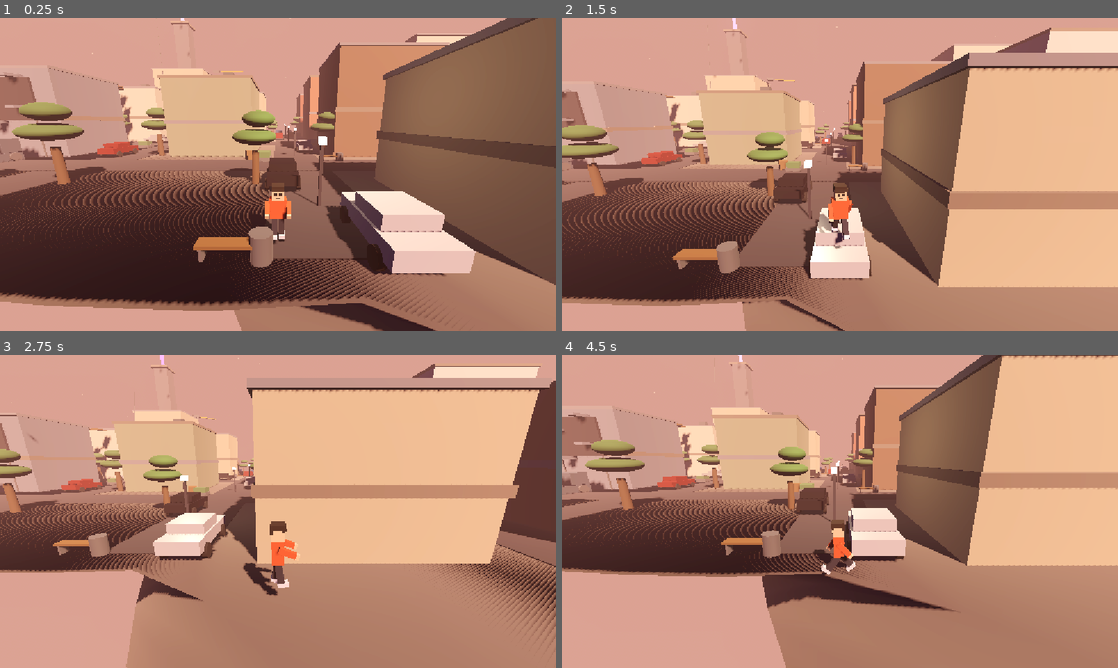
Above: before the commit, frames 1-4 (two rows, left to right).
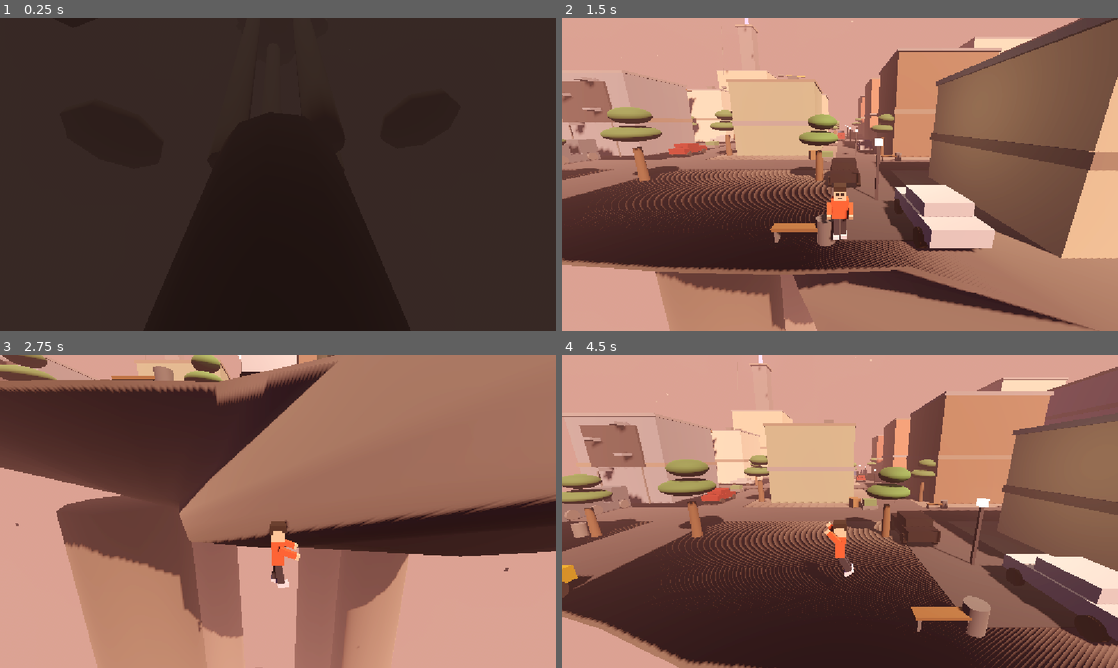
Above: after the commit, the same moments.

Repository: hasanhug/The---Falling---City
Game: Godot game, scene res://main.tscn
Two runs of this game, one before a commit and one after it. Both use one fixed random seed, a clock stepped at 60 frames per second and the inputs below.
Inputs (mouse positions are in pixels of both pictures, inside the frame that each line leads up to):
- Up to frame 1 (0.25 s): no input
- Up to frame 2 (1.5 s): tap Enter at 0.5 s; move the mouse to (962, 158) at 0.52 s; hold D (move_right) 0.53-1.28 s; tap Space (jump) at 0.6, 0.77, 1.07 s; click (962, 158) at 0.67 s; move the mouse to (728, 190) at 1.27 s; hold S (move_back) from 1.28 s (still down); tap Shift (sprint) at 1.35 s; click (728, 190) at 1.42 s
- Up to frame 3 (2.75 s): tap Space (jump) at 1.52, 1.55, 1.82, 2.3 s; move the mouse to (333, 442) at 2.02 s; release S (move_back) at 2.03 s; hold D (move_right) from 2.03 s (still down); tap Mouse wheel up (zoom_in) at 2.1 s; click (333, 442) at 2.17 s
- Up to frame 4 (4.5 s): move the mouse to (812, 574) at 2.77 s; release D (move_right) at 2.78 s; hold W (move_forward) 2.78-3.53 s; tap Mouse wheel down (zoom_out) at 2.85 s; click (812, 574) at 2.92 s; tap Space (jump) at 3.02, 3.05, 3.32, 3.6, 3.77, 4.07 s; move the mouse to (1006, 558) at 3.52 s; hold A (move_left) from 3.53 s (still down); click (1006, 558) at 3.67 s; move the mouse to (673, 464) at 4.27 s; tap Shift (sprint) at 4.35 s; click (673, 464) at 4.42 s

The runs differ from the first frame. In frame 1, 84% of the frame differs, in the area x 0-100%, y 0-100%; in frame 2, 58%; in frame 3, 84%; in frame 4, 71%.

Commit message:
Changed teh cutscene

Diff:
--- /dev/null
+++ b/cutscene.gd
@@ -0,0 +1,168 @@
+extends Node3D
+
+## The opening cutscene: the destroyed Earth below, a slow rise up beside
+## a pillar to the sky island, then a fade into gameplay.
+## Plays once when the game starts. Respawning never replays it.
+## Press Space (or click) to skip.
+
+const TEXT_1 := "The Earth was destroyed by the continuous earthquakes caused by human activities."
+const TEXT_2 := "Now the earthquakes have gotten stronger — and they have reached the sky islands."
+
+const TOTAL_TIME := 30.0
+const TEXT_1_START := 1.5
+const TEXT_1_END := 11.0
+const TEXT_2_START := 22.0
+const TEXT_2_END := 29.5
+## How long the final fade to black takes.
+const FADE_OUT_TIME := 0.8
+
+## Camera path: [time, position]. Starts deep inside the hollow Earth,
+## rises along a pillar toward the crust hole, ends just inside the opening.
+const PATH := [
+	[0.0, Vector3(45, -250, 60)],
+	[12.0, Vector3(30, -200, 45)],
+	[22.0, Vector3(15, -150, 30)],
+	[30.0, Vector3(8, -118, 14)],
+]
+
+## Where the camera looks, blending from the mound in the depths
+## up to the island seen through the hole above.
+const LOOK_EARTH := Vector3(0, -195, 0)
+const LOOK_ISLAND := Vector3(0, 0, 0)
+
+## How violently the camera and pillars shake during the final text.
+const SHAKE_AMOUNT := 0.35
+## Subtle forever-sway of the pillars after the cutscene.
+const IDLE_SWAY := 0.06
+
+@onready var camera: Camera3D = $Camera
+@onready var fade_rect: ColorRect = $UI/FadeRect
+@onready var text_1: Label = $UI/Text1
+@onready var text_2: Label = $UI/Text2
+@onready var player: Node = get_node("../Player")
+@onready var player_camera: Camera3D = get_node("../Player/CameraPivot/Camera3D")
+@onready var pillars: Array = get_node("../Pillars").get_children()
+
+var _time := 0.0
+var _finishing := false
+var _fade_out := 0.0
+var _pillar_bases: Array[Vector3] = []
+var _rng := RandomNumberGenerator.new()
+
+
+func _ready() -> void:
+	_rng.randomize()
+	for pillar in pillars:
+		_pillar_bases.append(pillar.position)
+
+	# Freeze the player (input, physics and its camera) for the cutscene.
+	player.process_mode = Node.PROCESS_MODE_DISABLED
+	camera.make_current()
+
+	# Start fully black, fade in over the first second.
+	fade_rect.color.a = 1.0
+	text_1.modulate.a = 0.0
+	text_2.modulate.a = 0.0
+	text_1.text = TEXT_1
+	text_2.text = TEXT_2
+
+
+func _unhandled_input(event: InputEvent) -> void:
+	if _finishing:
+		return
+	if event is InputEventKey and event.pressed and not event.echo:
+		_finish()
+	elif event is InputEventMouseButton and event.pressed:
+		_finish()
+
+
+func _process(delta: float) -> void:
+	# Final phase: fade to black, then hand the game to the player.
+	if _finishing:
+		_fade_out += delta
+		fade_rect.color.a = clampf(_fade_out / FADE_OUT_TIME, 0.0, 1.0)
+		if _fade_out >= FADE_OUT_TIME:
+			_hand_over()
+		return
+
+	_time += delta
+
+	# 1. Camera position along the path, plus earthquake shake near the end.
+	var pos := _path_position(_time)
+	var shake := _shake_strength()
+	pos += Vector3(
+		_rng.randf_range(-1.0, 1.0),
+		_rng.randf_range(-1.0, 1.0),
+		_rng.randf_range(-1.0, 1.0)
+	) * shake
+	camera.position = pos
+
+	# 2. Look direction blends from the Earth up to the island.
+	var look := LOOK_EARTH.lerp(LOOK_ISLAND, smoothstep(0.0, 1.0, _time / TOTAL_TIME))
+	camera.look_at(look, Vector3.UP)
+
+	# 3. Fade in at the start; texts fade in and out on schedule.
+	fade_rect.color.a = clampf(1.0 - _time / 1.0, 0.0, 1.0)
+	text_1.modulate.a = _text_alpha(TEXT_1_START, TEXT_1_END)
+	text_2.modulate.a = _text_alpha(TEXT_2_START, TEXT_2_END)
+
+	# 4. Pillars tremble while the earthquake text shows, then idle sway.
+	for i in pillars.size():
+		var base: Vector3 = _pillar_bases[i]
+		var wobble := Vector3(
+			_rng.randf_range(-1.0, 1.0),
+			0.0,
+			_rng.randf_range(-1.0, 1.0)
+		) * shake * 0.8
+		wobble.x += sin(_time * 0.8 + i * 1.7) * IDLE_SWAY
+		wobble.z += cos(_time * 0.6 + i * 2.3) * IDLE_SWAY
+		pillars[i].position = base + wobble
+
+	# 5. Done: start the fade out (skip also jumps here).
+	if _time >= TOTAL_TIME:
+		_finish()
+
+
+## Smoothly interpolates the camera position between path key points.
+func _path_position(t: float) -> Vector3:
+	for i in PATH.size() - 1:
+		var t0: float = PATH[i][0]
+		var t1: float = PATH[i + 1][0]
+		if t <= t1 or i == PATH.size() - 2:
+			var blend := smoothstep(t0, t1, t)
+			return (PATH[i][1] as Vector3).lerp(PATH[i + 1][1] as Vector3, blend)
+	return (PATH[PATH.size() - 1][1] as Vector3)
+
+
+## 0 -> 1 -> 0 fade envelope for a text window, with 1 s fade edges.
+func _text_alpha(start: float, end: float) -> float:
+	if _time < start or _time > end:
+		return 0.0
+	var into := clampf((_time - start) / 1.0, 0.0, 1.0)
+	var out_of := clampf((end - _time) / 1.0, 0.0, 1.0)
+	return min(into, out_of)
+
+
+## How hard things shake: ramps up during the final earthquake section.
+func _shake_strength() -> float:
+	if _time < TEXT_2_START - 1.0:
+		return 0.0
+	return SHAKE_AMOUNT * clampf((_time - (TEXT_2_START - 1.0)) / 2.0, 0.0, 1.0)
+
+
+## Begin the ending: freeze the scene and fade to black.
+func _finish() -> void:
+	if _finishing:
+		return
+	_finishing = true
+	text_1.modulate.a = 0.0
+	text_2.modulate.a = 0.0
+	for i in pillars.size():
+		pillars[i].position = _pillar_bases[i]
+
+
+## Fade is complete: restore the player and remove the cutscene.
+func _hand_over() -> void:
+	player.process_mode = Node.PROCESS_MODE_INHERIT
+	player_camera.make_current()
+	queue_free()
--- /dev/null
+++ b/earth.gd
@@ -0,0 +1,94 @@
+extends Node3D
+
+## Generates the hollow Earth interior: a rocky shell about 95 m in radius,
+## open at the top (the crust hole the pillars pass through), with all faces
+## pointing inward so the cavern is visible from inside. The bottom pole is
+## left open and covered by the rock mound placed over it in the scene.
+## Seeded, so the cavern is identical every run.
+
+## Seed for the wall jitter (change for a different cavern).
+const SEED_VALUE := 11
+## Shell radius and the radius of the hole in the crust at the top.
+const SHELL_RADIUS := 95.0
+const HOLE_RADIUS := 35.0
+## How many rings of rock from the hole rim down to near the bottom pole,
+## and how many segments around each ring.
+const RING_COUNT := 14
+const SEGMENTS := 32
+## How craggy the walls and the rim are.
+const WALL_JITTER := 1.5
+const RIM_JITTER := 3.0
+
+var _rng := RandomNumberGenerator.new()
+
+
+func _ready() -> void:
+	_rng.seed = SEED_VALUE
+	_build_shell()
+
+
+## One point on the shell: polar angle theta measured from straight up,
+## azimuth angle around, with seeded jitter for a craggy rock look.
+func _shell_point(theta: float, azimuth: float) -> Vector3:
+	var jitter := WALL_JITTER
+	if theta < 0.55:
+		jitter = RIM_JITTER
+	var radius := SHELL_RADIUS + _rng.randf_range(-jitter, jitter)
+	var y := SHELL_RADIUS + _rng.randf_range(-jitter, jitter)
+	# Keep the point on (roughly) the sphere: horizontal radius from theta,
+	# height from theta, both scaled by the jittered amounts.
+	var horizontal := radius * sin(theta)
+	var height := y * cos(theta)
+	return Vector3(cos(azimuth) * horizontal, height, sin(azimuth) * horizontal)
+
+
+func _build_shell() -> void:
+	var tool := SurfaceTool.new()
+	tool.begin(Mesh.PRIMITIVE_TRIANGLES)
+
+	# The hole rim starts where the shell's horizontal radius reaches HOLE_RADIUS.
+	var theta_min := asin(HOLE_RADIUS / SHELL_RADIUS)
+	var theta_max := PI - 0.06
+
+	# Build every ring of points first.
+	var rings: Array[PackedVector3Array] = []
+	for r in RING_COUNT:
+		var theta := lerpf(theta_min, theta_max, float(r) / float(RING_COUNT - 1))
+		var ring := PackedVector3Array()
+		for s in SEGMENTS:
+			ring.append(_shell_point(theta, TAU * s / SEGMENTS))
+		rings.append(ring)
+
+	# Wall quads between rings, wound to face inward (toward the cavern).
+	for r in RING_COUNT - 1:
+		var upper := rings[r]
+		var lower := rings[r + 1]
+		for s in SEGMENTS:
+			var s_next := (s + 1) % SEGMENTS
+			var u0 := upper[s]
+			var u1 := upper[s_next]
+			var l0 := lower[s]
+			var l1 := lower[s_next]
+			_add_triangle(tool, u0, l1, u1)
+			_add_triangle(tool, u0, l0, l1)
+
+	var material := StandardMaterial3D.new()
+	material.albedo_color = Color(0.16, 0.13, 0.11, 1)
+	material.roughness = 1.0
+	tool.set_material(material)
+	tool.generate_normals()
+
+	var mesh := ArrayMesh.new()
+	tool.commit(mesh)
+	var mesh_instance := MeshInstance3D.new()
+	mesh_instance.mesh = mesh
+	add_child(mesh_instance)
+
+
+## Adds one triangle, skipping degenerate (zero-area) ones.
+func _add_triangle(tool: SurfaceTool, a: Vector3, b: Vector3, c: Vector3) -> void:
+	if (b - a).cross(c - a).length_squared() < 0.000001:
+		return
+	tool.add_vertex(a)
+	tool.add_vertex(b)
+	tool.add_vertex(c)
--- a/main.tscn
+++ b/main.tscn
@@ -9,6 +9,10 @@
 [ext_resource type="PackedScene" path="res://tree.tscn" id="3_tree"]
 
 [ext_resource type="Script" path="res://island.gd" id="4_island"]
+
+[ext_resource type="Script" path="res://cutscene.gd" id="5_cutscene"]
+
+[ext_resource type="Script" path="res://earth.gd" id="6_earth"]
 
 [sub_resource type="ProceduralSkyMaterial" id="SkyMat"]
 sky_top_color = Color(0.05, 0.04, 0.18, 1)
@@ -446,6 +450,59 @@
 [sub_resource type="StandardMaterial3D" id="LeafMatB"]
 albedo_color = Color(0.3, 0.45, 0.28, 1)
 roughness = 0.9
+
+[sub_resource type="StandardMaterial3D" id="EarthMat"]
+albedo_color = Color(0.16, 0.13, 0.11, 1)
+roughness = 1.0
+
+[sub_resource type="StandardMaterial3D" id="PatchDark"]
+albedo_color = Color(0.1, 0.08, 0.07, 1)
+roughness = 1.0
+
+[sub_resource type="StandardMaterial3D" id="FissureMat"]
+albedo_color = Color(0.2, 0.06, 0.03, 1)
+emission_enabled = true
+emission = Color(0.6, 0.15, 0.05, 1)
+emission_energy_multiplier = 1.2
+
+[sub_resource type="StandardMaterial3D" id="DebrisMat"]
+albedo_color = Color(0.14, 0.12, 0.1, 1)
+roughness = 1.0
+
+[sub_resource type="SphereMesh" id="EarthMesh"]
+radius = 95.0
+height = 190.0
+radial_segments = 24
+rings = 12
+
+[sub_resource type="SphereMesh" id="PatchMesh"]
+radius = 1.0
+height = 2.0
+radial_segments = 8
+rings = 4
+
+[sub_resource type="CylinderMesh" id="PillarMesh"]
+top_radius = 7.0
+bottom_radius = 8.5
+height = 182.0
+radial_segments = 10
+
+[sub_resource type="StandardMaterial3D" id="PillarMat"]
+albedo_color = Color(0.3, 0.28, 0.26, 1)
+roughness = 1.0
+
+[sub_resource type="CylinderShape3D" id="PillarShape"]
+radius = 8.0
+height = 182.0
+
+[sub_resource type="BoxMesh" id="DebrisMesh"]
+size = Vector3(3, 2, 2)
+
+[sub_resource type="CylinderMesh" id="MoundMesh"]
+top_radius = 26.0
+bottom_radius = 42.0
+height = 120.0
+radial_segments = 12
 
 [node name="Main" type="Node3D"]
 script = ExtResource("1_main_script")
@@ -1875,5 +1932,148 @@
 mesh = SubResource("ACMesh")
 surface_material_override/0 = SubResource("WornGrey")
 
+[node name="Earth" type="Node3D" parent="."]
+position = Vector3(0, -210, 0)
+
+[node name="Shell" type="Node3D" parent="Earth"]
+script = ExtResource("6_earth")
+
+[node name="Mound" type="MeshInstance3D" parent="Earth"]
+position = Vector3(0, -34, 0)
+mesh = SubResource("MoundMesh")
+surface_material_override/0 = SubResource("PatchDark")
+
+[node name="CoreGlow" type="OmniLight3D" parent="Earth"]
+position = Vector3(0, -80, 0)
+light_color = Color(1, 0.3, 0.1, 1)
+light_energy = 2.5
+omni_range = 90.0
+
+[node name="SkySpill" type="OmniLight3D" parent="Earth"]
+position = Vector3(0, 70, 0)
+light_color = Color(0.7, 0.8, 1, 1)
+light_energy = 1.2
+omni_range = 60.0
+
+[node name="Patch1" type="MeshInstance3D" parent="Earth"]
+position = Vector3(62, 50, -45)
+scale = Vector3(20, 7, 20)
+mesh = SubResource("PatchMesh")
+surface_material_override/0 = SubResource("PatchDark")
+
+[node name="Patch2" type="MeshInstance3D" parent="Earth"]
+position = Vector3(-70, 40, 50)
+scale = Vector3(24, 8, 24)
+mesh = SubResource("PatchMesh")
+surface_material_override/0 = SubResource("PatchDark")
+
+[node name="Patch3" type="MeshInstance3D" parent="Earth"]
+position = Vector3(40, 55, 70)
+scale = Vector3(16, 6, 16)
+mesh = SubResource("PatchMesh")
+surface_material_override/0 = SubResource("PatchDark")
+
+[node name="Patch4" type="MeshInstance3D" parent="Earth"]
+position = Vector3(-50, 45, -70)
+scale = Vector3(18, 6, 18)
+mesh = SubResource("PatchMesh")
+surface_material_override/0 = SubResource("PatchDark")
+
+[node name="Patch5" type="MeshInstance3D" parent="Earth"]
+position = Vector3(0, 30, 92)
+scale = Vector3(22, 7, 22)
+mesh = SubResource("PatchMesh")
+surface_material_override/0 = SubResource("PatchDark")
+
+[node name="Fissure1" type="MeshInstance3D" parent="Earth"]
+position = Vector3(-45, 52, -60)
+scale = Vector3(10, 4, 10)
+mesh = SubResource("PatchMesh")
+surface_material_override/0 = SubResource("FissureMat")
+
+[node name="Fissure2" type="MeshInstance3D" parent="Earth"]
+position = Vector3(55, 42, 62)
+scale = Vector3(8, 3, 8)
+mesh = SubResource("PatchMesh")
+surface_material_override/0 = SubResource("FissureMat")
+
+[node name="Pillars" type="Node3D" parent="."]
+
+[node name="Pillar1" type="StaticBody3D" parent="Pillars"]
+position = Vector3(24, -99, 0)
+
+[node name="Mesh" type="MeshInstance3D" parent="Pillars/Pillar1"]
+mesh = SubResource("PillarMesh")
+surface_material_override/0 = SubResource("PillarMat")
+
+[node name="Collision" type="CollisionShape3D" parent="Pillars/Pillar1"]
+shape = SubResource("PillarShape")
+
+[node name="Pillar2" type="StaticBody3D" parent="Pillars"]
+position = Vector3(-18, -99, 16)
+
+[node name="Mesh" type="MeshInstance3D" parent="Pillars/Pillar2"]
+mesh = SubResource("PillarMesh")
+surface_material_override/0 = SubResource("PillarMat")
+
+[node name="Collision" type="CollisionShape3D" parent="Pillars/Pillar2"]
+shape = SubResource("PillarShape")
+
+[node name="Pillar3" type="StaticBody3D" parent="Pillars"]
+position = Vector3(-18, -99, -16)
+
+[node name="Mesh" type="MeshInstance3D" parent="Pillars/Pillar3"]
+mesh = SubResource("PillarMesh")
+surface_material_override/0 = SubResource("PillarMat")
+
+[node name="Collision" type="CollisionShape3D" parent="Pillars/Pillar3"]
+shape = SubResource("PillarShape")
+
+[node name="Pillar4" type="StaticBody3D" parent="Pillars"]
+position = Vector3(16, -99, -19)
+
+[node name="Mesh" type="MeshInstance3D" parent="Pillars/Pillar4"]
+mesh = SubResource("PillarMesh")
+surface_material_override/0 = SubResource("PillarMat")
+
+[node name="Collision" type="CollisionShape3D" parent="Pillars/Pillar4"]
+shape = SubResource("PillarShape")
+
+[node name="Cutscene" type="Node3D" parent="."]
+script = ExtResource("5_cutscene")
+
+[node name="Camera" type="Camera3D" parent="Cutscene"]
+
+[node name="UI" type="CanvasLayer" parent="Cutscene"]
+layer = 10
+
+[node name="FadeRect" type="ColorRect" parent="Cutscene/UI"]
+anchor_right = 1.0
+anchor_bottom = 1.0
+mouse_filter = 2
+color = Color(0, 0, 0, 1)
+
+[node name="Text1" type="Label" parent="Cutscene/UI"]
+anchor_top = 0.62
+anchor_right = 1.0
+anchor_bottom = 0.88
+offset_left = 80.0
+offset_right = -80.0
+horizontal_alignment = 1
+vertical_alignment = 1
+autowrap_mode = 2
+font_size = 30
+
+[node name="Text2" type="Label" parent="Cutscene/UI"]
+anchor_top = 0.62
+anchor_right = 1.0
+anchor_bottom = 0.88
+offset_left = 80.0
+offset_right = -80.0
+horizontal_alignment = 1
+vertical_alignment = 1
+autowrap_mode = 2
+font_size = 30
+
 [node name="Player" parent="." instance=ExtResource("1_player")]
 position = Vector3(-2, 0.6, 33)
Not shown, added: cutscene.gd.uid
Not shown: 1 places in main.tscn that only renumber resources
